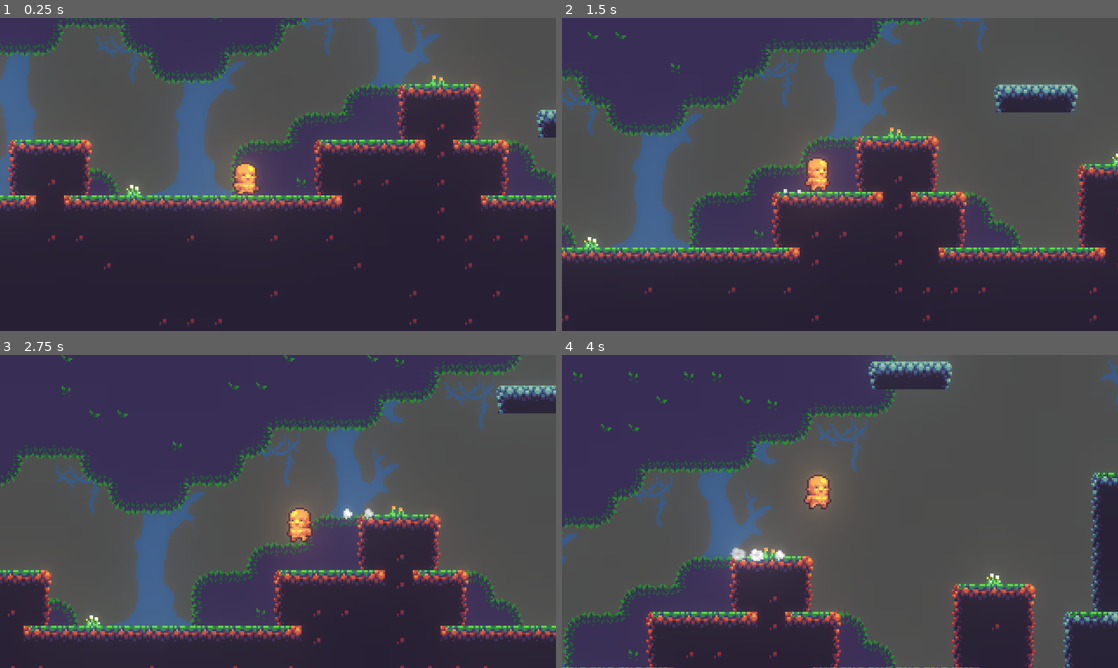
Above: before the commit, frames 1-4 (two rows, left to right).
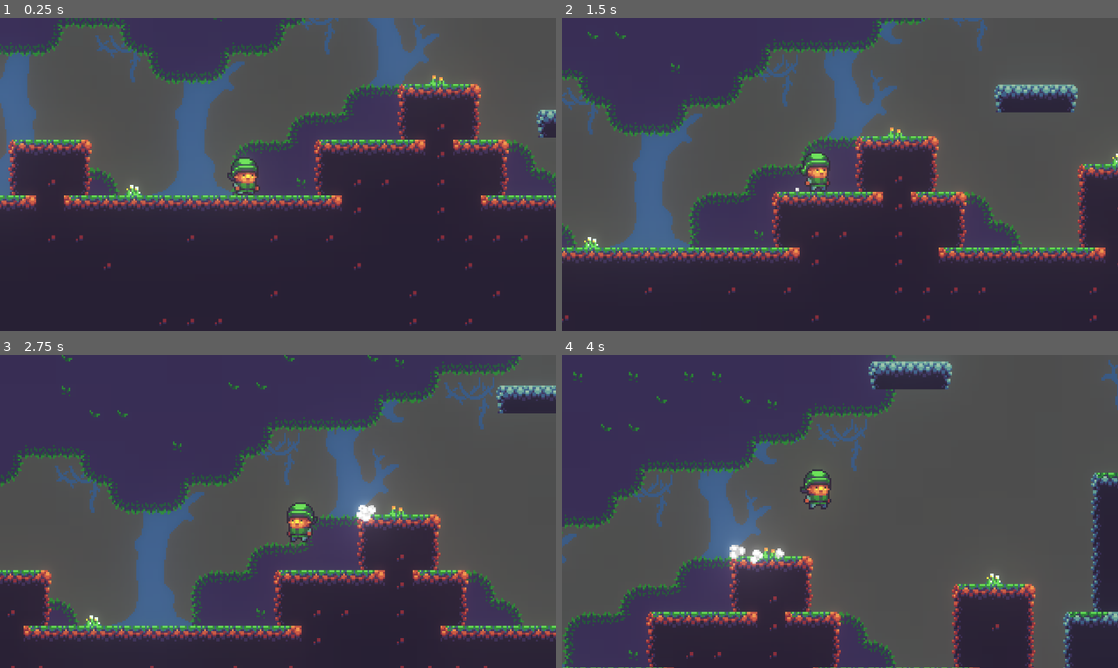
Above: after the commit, the same moments.

Repository: lethiandev/gd-christmas-morning
Game: Godot game, scene res://stages/sandbox/sandbox_stage.tscn
The game is run twice, just before and just after one commit, with the same random seed, the same clock (stepped at 60 frames per second) and the same inputs.
Inputs:
- Up to frame 1 (0.25 s): no input
- Up to frame 2 (1.5 s): hold D (move_right) from 0.53 s (still down); tap W (jump) at 0.77 s
- Up to frame 3 (2.75 s): tap W (jump) at 1.52 s; release D (move_right) at 2.03 s; hold A (move_left) from 2.03 s (still down)
- Up to frame 4 (4 s): release A (move_left) at 2.78 s; hold D (move_right) from 2.78 s (still down); tap W (jump) at 3.02, 3.77 s

The runs differ from the first frame. In frame 1, 0.5% of the frame differs, in the area x 40-47%, y 44-58%; in frame 2, 0.5%; in frame 3, 0.7%, in the area x 51-68%, y 47-60%; in frame 4, 0.7%.

Commit message:
Add player skin

Diff:
--- a/src/player/baby_skin/baby_skin.tscn
+++ b/src/player/baby_skin/baby_skin.tscn
@@ -1,6 +1,6 @@
 [gd_scene load_steps=28 format=2]
 
-[ext_resource path="res://player/characters.png" type="Texture" id=1]
+[ext_resource path="res://player/baby_skin/elf_skin.png" type="Texture" id=1]
 [ext_resource path="res://player/baby_skin/baby_skin.gd" type="Script" id=2]
 
 [sub_resource type="Animation" id=2]
@@ -178,8 +178,8 @@
 [node name="Sprite" type="Sprite" parent="."]
 texture = ExtResource( 1 )
 offset = Vector2( 0, -6 )
-hframes = 23
-vframes = 4
+hframes = 8
+vframes = 3
 
 [node name="AnimationPlayer" type="AnimationPlayer" parent="."]
 root_node = NodePath("../..")
--- a/src/player/player.gd
+++ b/src/player/player.gd
@@ -23,7 +23,7 @@
 
 	# Update particle emitters
 	var has_speed = abs(linear_velocity.x) > WALK_SPEED * 0.75
-	$WalkDustEmitter.emitting = is_on_floor() and has_speed
+	$DustEmitter.emitting = is_on_floor() and has_speed
 
 	# Update skin parameters
 	if not is_equal_approx(input_move, 0):
--- a/src/player/player.tscn
+++ b/src/player/player.tscn
@@ -1,21 +1,11 @@
-[gd_scene load_steps=7 format=2]
+[gd_scene load_steps=5 format=2]
 
 [ext_resource path="res://player/baby_skin/baby_skin.tscn" type="PackedScene" id=1]
 [ext_resource path="res://player/player.gd" type="Script" id=2]
-[ext_resource path="res://player/dust_particle.png" type="Texture" id=3]
+[ext_resource path="res://particles/dust/dust_emitter.tscn" type="PackedScene" id=3]
 
 [sub_resource type="RectangleShape2D" id=1]
 extents = Vector2( 5, 10 )
-
-[sub_resource type="CanvasItemMaterial" id=4]
-particles_animation = true
-particles_anim_h_frames = 4
-particles_anim_v_frames = 1
-particles_anim_loop = false
-
-[sub_resource type="Gradient" id=3]
-offsets = PoolRealArray( 0, 0.61326, 1 )
-colors = PoolColorArray( 1, 1, 1, 1, 1, 1, 1, 1, 1, 1, 1, 0 )
 
 [node name="Player" type="KinematicBody2D"]
 script = ExtResource( 2 )
@@ -25,21 +15,6 @@
 
 [node name="Skin" parent="." instance=ExtResource( 1 )]
 
-[node name="WalkDustEmitter" type="CPUParticles2D" parent="."]
-material = SubResource( 4 )
+[node name="DustEmitter" parent="." instance=ExtResource( 3 )]
 position = Vector2( 0, 10 )
 emitting = false
-amount = 5
-lifetime = 0.6
-lifetime_randomness = 0.15
-local_coords = false
-texture = ExtResource( 3 )
-emission_shape = 2
-emission_rect_extents = Vector2( 2, 0 )
-direction = Vector2( 0, -1 )
-gravity = Vector2( 0, 0 )
-initial_velocity = 2.0
-initial_velocity_random = 0.5
-color_ramp = SubResource( 3 )
-anim_speed = 1.0
-anim_speed_random = 0.5
Binary file added: src/player/baby_skin/elf_skin.aseprite
Binary file added: src/player/baby_skin/elf_skin.png
Not shown, changed: src/player/baby_skin/elf_skin.png.import
